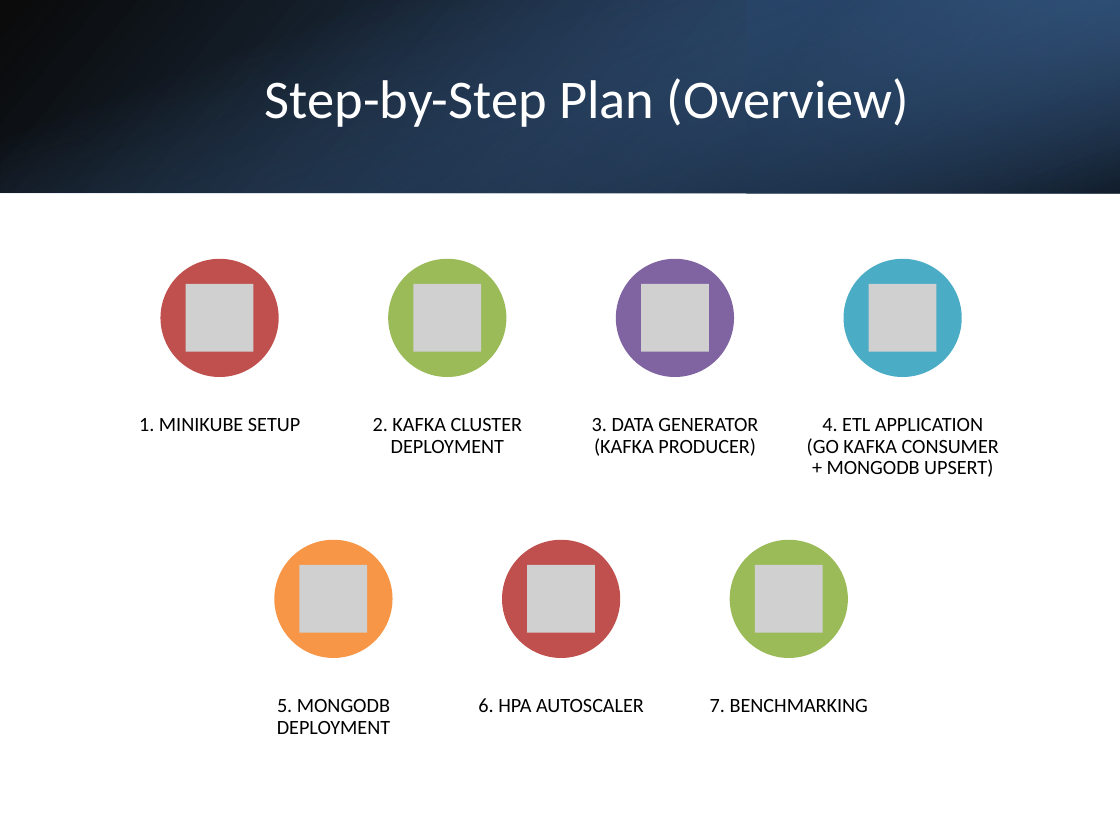
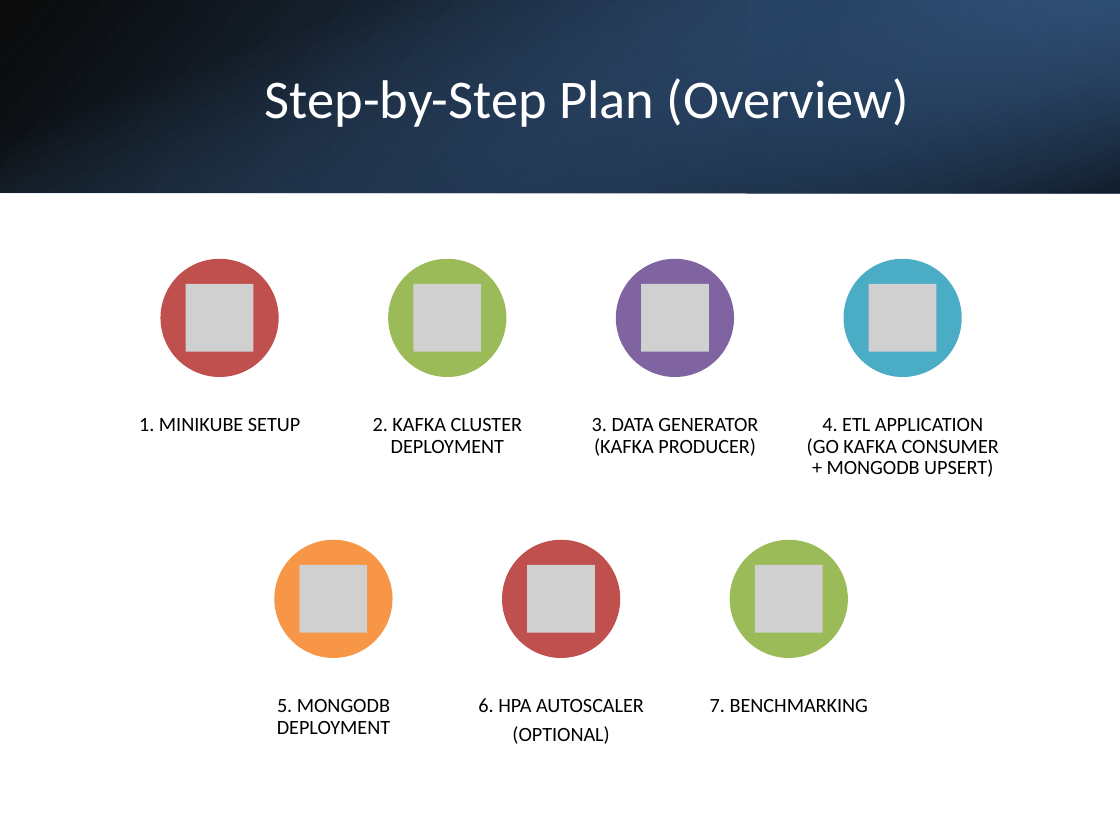
Before and after one commit to rahulsidpatil/go-k8s-data-pipeline, a slide deck: slide 6 of ppt-artifacts/go_k8s_data_pipeline_updated.pptx. Drawn at 1120x840 pixels with LibreOffice and Linux fonts; fonts in the diff are those of the drawing; grey boxes stand for pictures. Boxes give left, top, right and bottom in pixels: in the first picture for what was removed or moved away, otherwise in the second. Text is boxed around its words. In the diff, an @@ line names an element or a change of style, - is before the commit and + after.

```diff
--- a/ppt-artifacts/go_k8s_data_pipeline_updated.pptx
+++ b/ppt-artifacts/go_k8s_data_pipeline_updated.pptx
@@ text at (512, 726, 609, 744): paragraph added @@
+(OPTIONAL)
```
Also in this commit, not shown: 4 other slides changed, 10 slides added, 2 other files.
